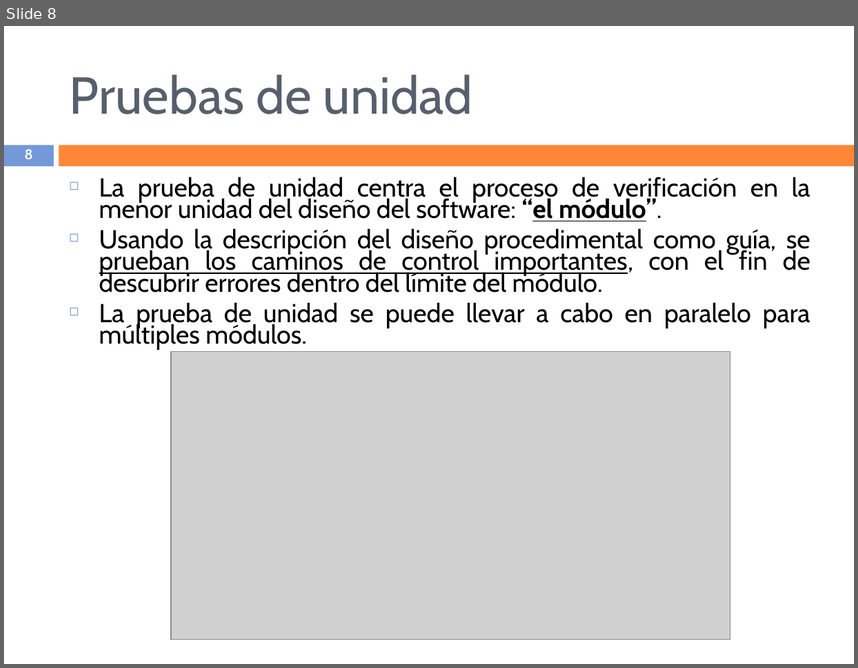
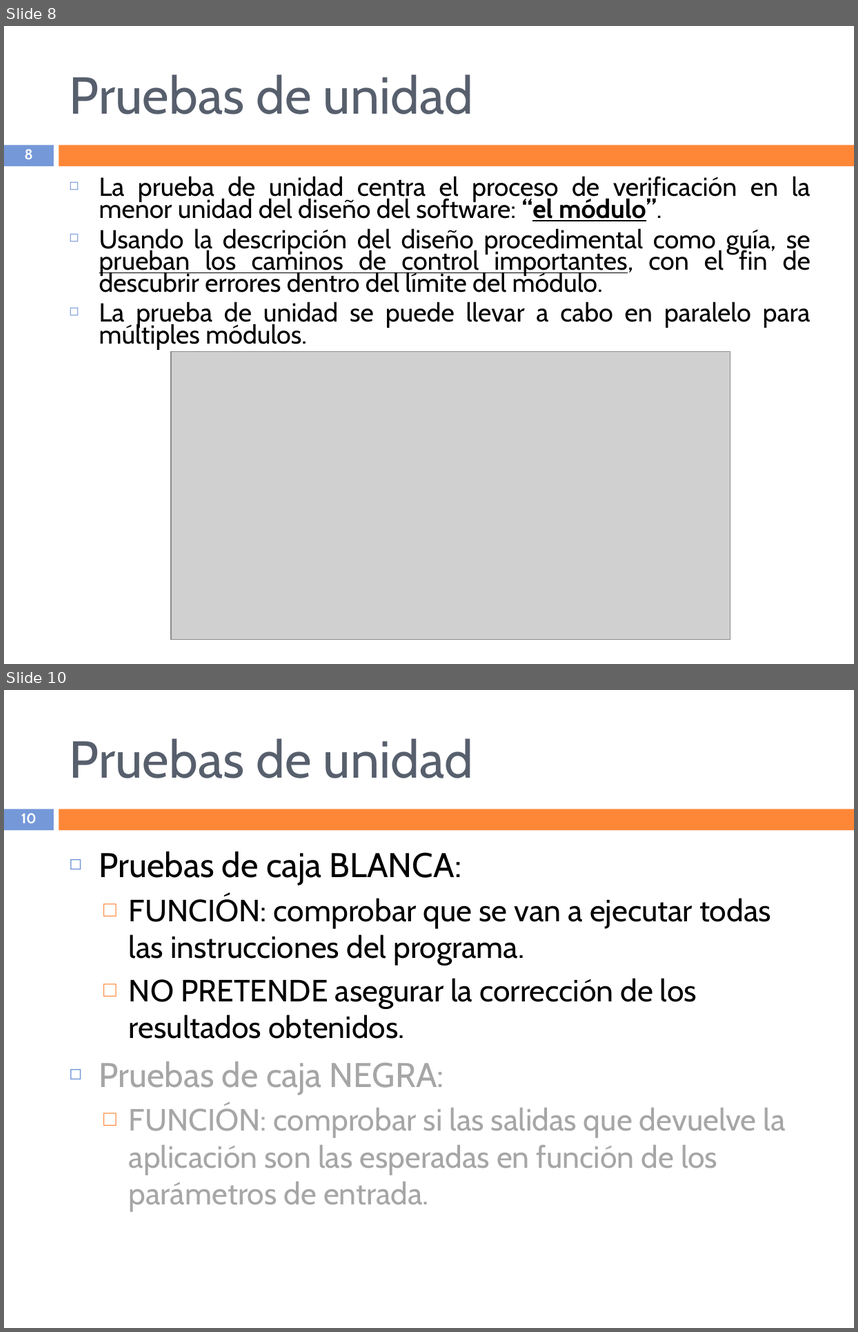
Before and after one commit to TerciodeMarte/DAM, a slide deck: DAM-1/ED/EVALUACION-3/TEMA-5/TEORIA/Diseño y realización de pruebas.ppt. Shown one above the other, each under a label of ours: slide 8 before the commit, slides 8 and 10 after it; the slides between them are not shown. The pictures are 858x668 and 858x1332 pixels, drawn with LibreOffice and Linux fonts; fonts in the diff are those of the drawing; grey boxes stand for pictures. Boxes give left, top, right and bottom in pixels: in the first picture for what was removed or moved away, otherwise in the second. Text is boxed around its words. In the diff, an @@ line names an element or a change of style, - is before the commit and + after.

```diff
--- a/DAM-1/ED/EVALUACION-3/TEMA-5/TEORIA/Diseño y realización de pruebas.ppt
+++ b/DAM-1/ED/EVALUACION-3/TEMA-5/TEORIA/Diseño y realización de pruebas.ppt
@@ slide 10 added at <box>4,690,854,1328</box>, background #FFFFFF; not listed: 2 template elements that a slide beside it also shows @@
@@ title added at <box>70,738,473,778</box>, 44 pt, text #575F6D @@
+Pruebas de unidad
@@ page number added at <box>21,813,36,823</box>, 12 pt, text #FFFFFF, bold @@
+10
@@ text added at <box>99,851,786,1212</box>, 26 pt, text #000000 @@
+◻ Pruebas de caja BLANCA:
+  □ FUNCIÓN: comprobar que se van a ejecutar todas las instrucciones del programa.
+  □ NO PRETENDE asegurar la corrección de los resultados obtenidos.
+◻ Pruebas de caja NEGRA:
+  □ FUNCIÓN: comprobar si las salidas que devuelve la aplicación son las esperadas en función de los parámetros de entrada.
```
Also in this commit, not shown: 6 slides changed, 3 other slides added, 2 other files.
